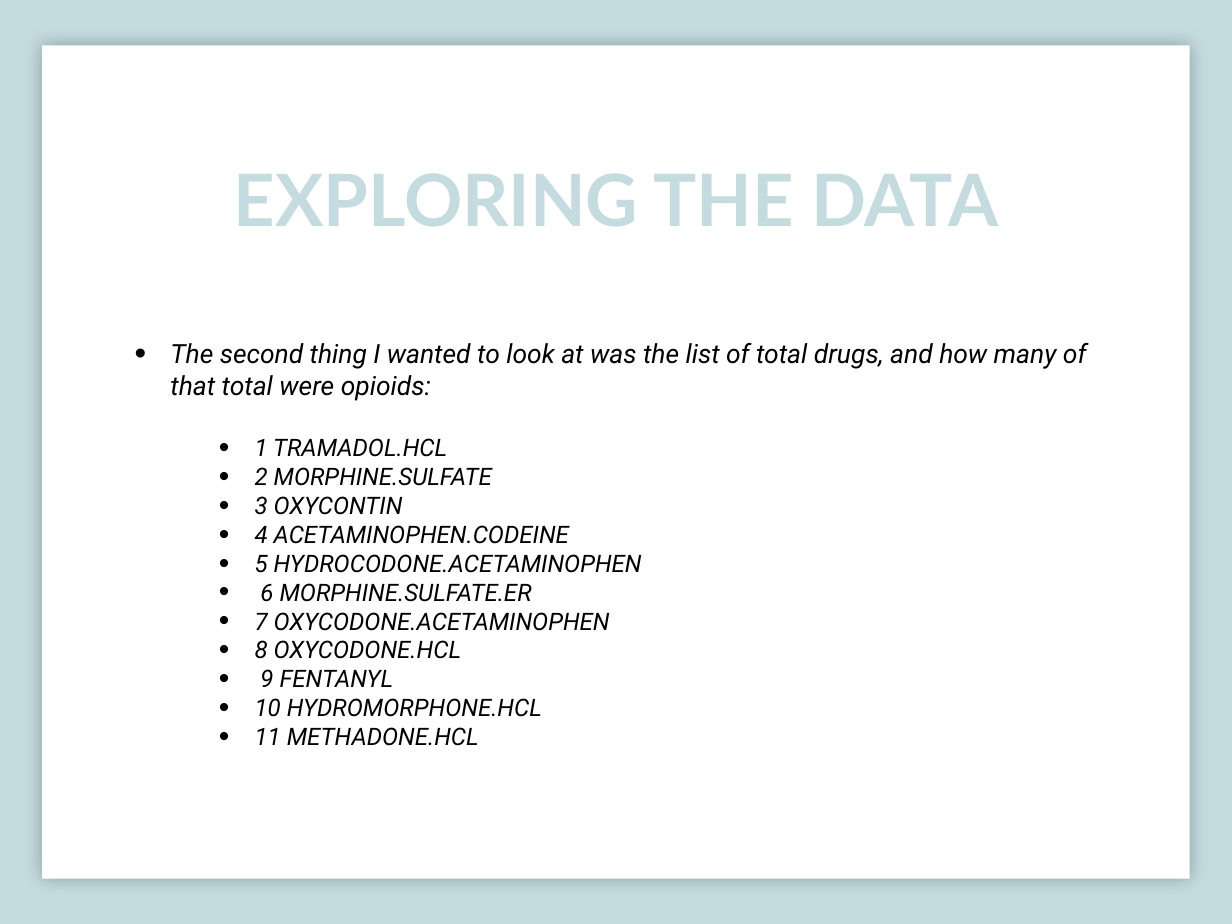
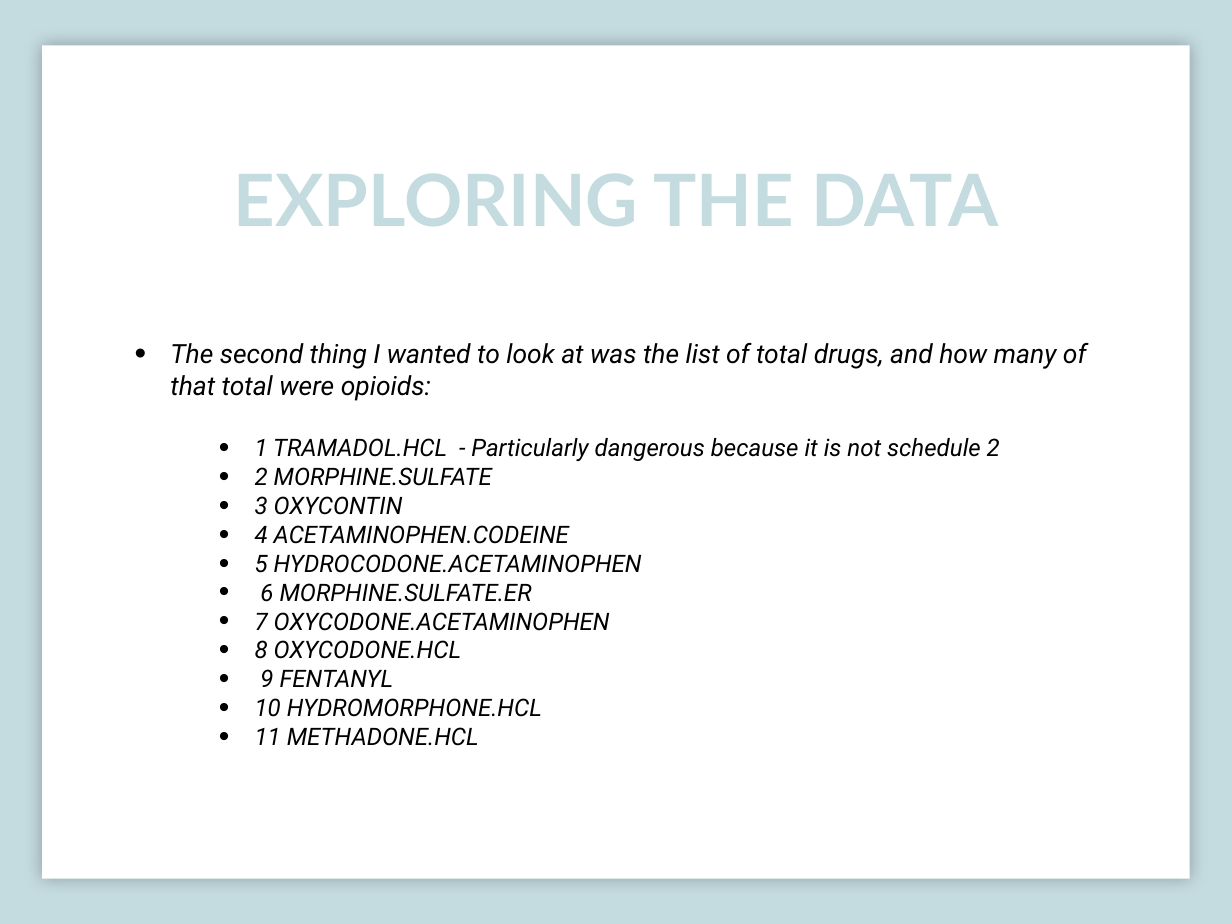
Before and after one commit to rajpatel84/capstone, a slide deck: slide 6 of Capstone.pptx (slide 8 before the commit). Drawn at 1232x924 pixels with LibreOffice and Linux fonts; fonts in the diff are those of the drawing. Boxes give left, top, right and bottom in pixels: in the first picture for what was removed or moved away, otherwise in the second. Text is boxed around its words. In the diff, an @@ line names an element or a change of style, - is before the commit and + after.

```diff
--- a/Capstone.pptx
+++ b/Capstone.pptx
@@ text at bbox=[255, 438, 1000, 461]: text changed @@
-    • 1 TRAMADOL.HCL
+    • 1 TRAMADOL.HCL - Particularly dangerous because it is not schedule 2
```
Also in this commit, not shown: 6 other slides changed, 1 slide added.
